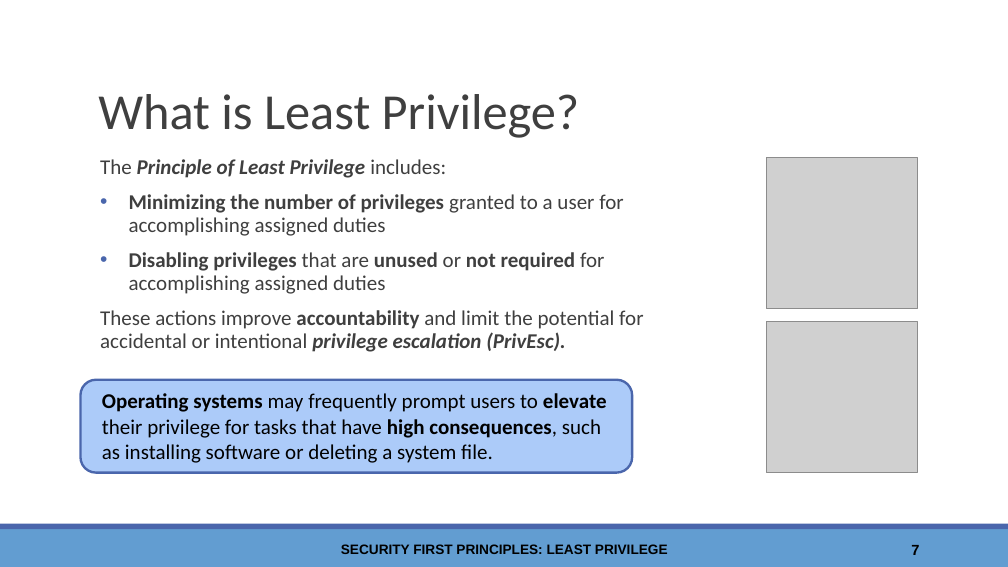
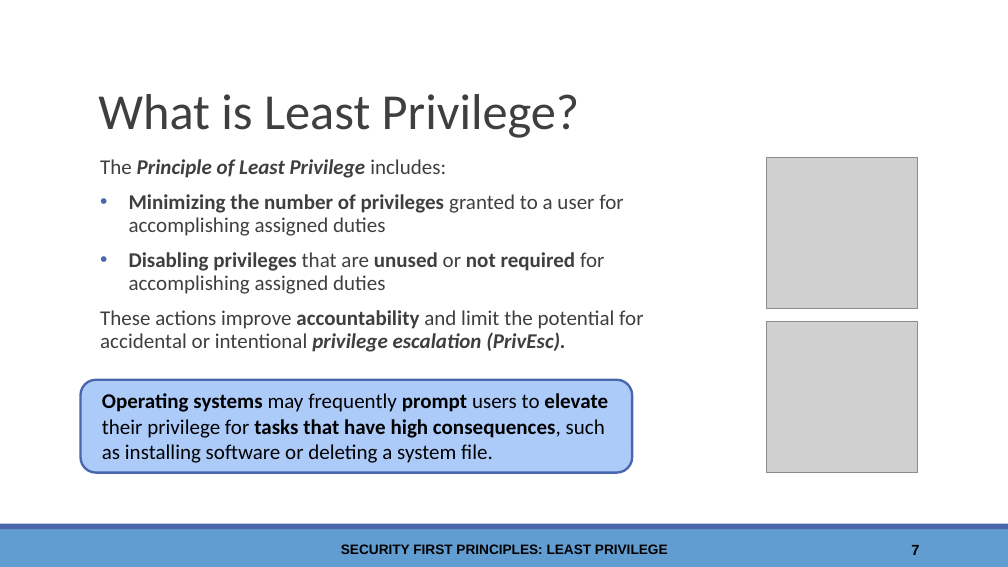
Before and after one commit to wwt9829/csc840-securityfirst, a slide deck: slide 7 of Least Privilege - Slides.pptx. Drawn at 1008x567 pixels with LibreOffice and Linux fonts; fonts in the diff are those of the drawing; grey boxes stand for pictures; background and template pictures are left out. Boxes give left, top, right and bottom in pixels: in the first picture for what was removed or moved away, otherwise in the second. Text is boxed around its words. In the diff, an @@ line names an element or a change of style, - is before the commit and + after.

```diff
--- a/Least Privilege - Slides.pptx
+++ b/Least Privilege - Slides.pptx
@@ rounded rectangle "Operating systems may frequently prompt ..." at box(80, 380, 632, 473): bold on in "prompt tasks that have" @@
```
Also in this commit, not shown: 11 other slides changed.
